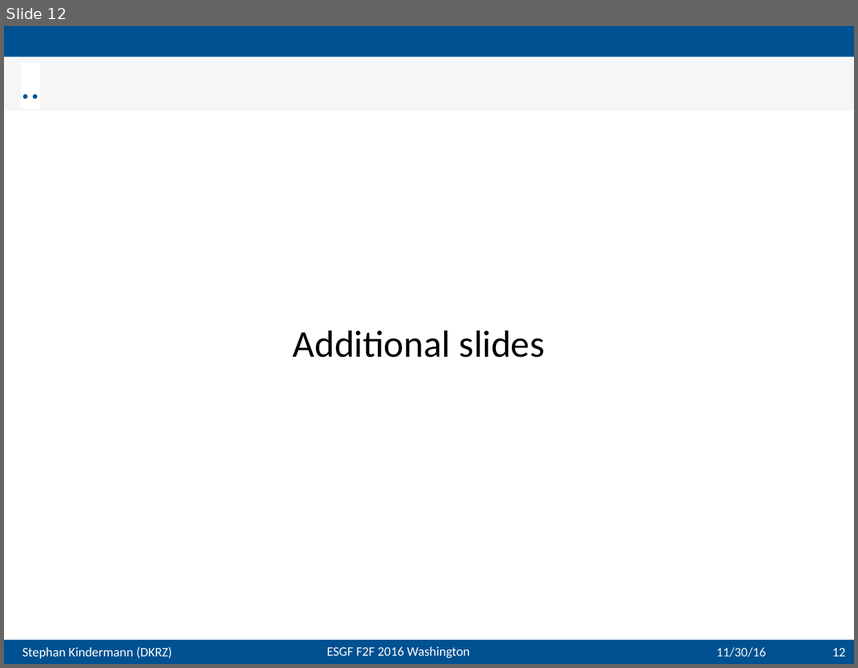
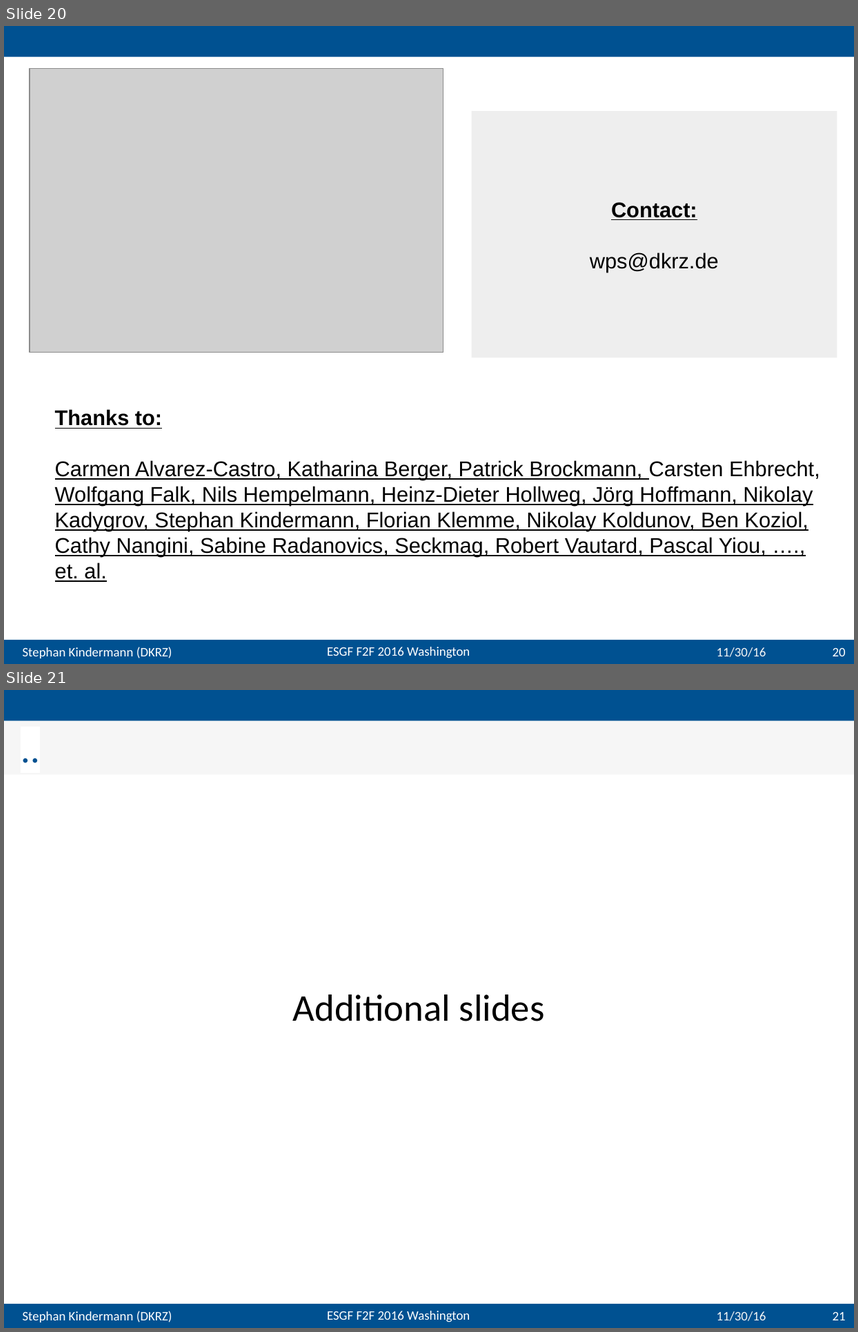
Before and after one commit to bird-house/birdhouse-docs, a slide deck: slides/birdhouse-esgf-f2f-2016/birdhouse-esgf-f2f-2016_dkrz.odp. Shown one above the other, each under a label of ours: slide 12 before the commit, slides 20 and 21 after it. The pictures are 858x668 and 858x1332 pixels, drawn with LibreOffice and Linux fonts; fonts in the diff are those of the drawing; grey boxes stand for pictures; background and template pictures are left out. Boxes give left, top, right and bottom in pixels: in the first picture for what was removed or moved away, otherwise in the second. Text is boxed around its words. In the diff, an @@ line names an element or a change of style, - is before the commit and + after.

```diff
--- a/slides/birdhouse-esgf-f2f-2016/birdhouse-esgf-f2f-2016_dkrz.odp
+++ b/slides/birdhouse-esgf-f2f-2016/birdhouse-esgf-f2f-2016_dkrz.odp
@@ slide 20 added at [4, 26, 854, 664], background #FFFFFF; not listed: 4 template elements that a slide beside it also shows @@
@@ picture added at [30, 69, 443, 352] @@
@@ rectangle added at [472, 111, 837, 357], fill #EEEEEE, 18 pt, text #000000 @@
+Contact:
+wps@dkrz.de
@@ text added at [55, 409, 820, 581], 18 pt, text #000000, underline @@
+Thanks to:
+Carmen Alvarez-Castro, Katharina Berger, Patrick Brockmann, Carsten Ehbrecht, Wolfgang Falk, Nils Hempelmann, Heinz-Dieter Hollweg, Jörg Hoffmann, Nikolay Kadygrov, Stephan Kindermann, Florian Klemme, Nikolay Koldunov, Ben Koziol, Cathy Nangini, Sabine Radanovics, Seckmag, Robert Vautard, Pascal Yiou, …., et. al.
@@ text added at [717, 647, 766, 657], 11 pt, text #F6F6F6 @@
+11/30/16
@@ page number added at [833, 647, 846, 656], 11 pt, text #FFFFFF @@
+20
@@ what was slide 12 is now slide 21 @@
@@ page number at [833, 1311, 846, 1320]: text changed @@
-12
+21
```
Also in this commit, not shown: 9 other slides added, 2 slides removed.
